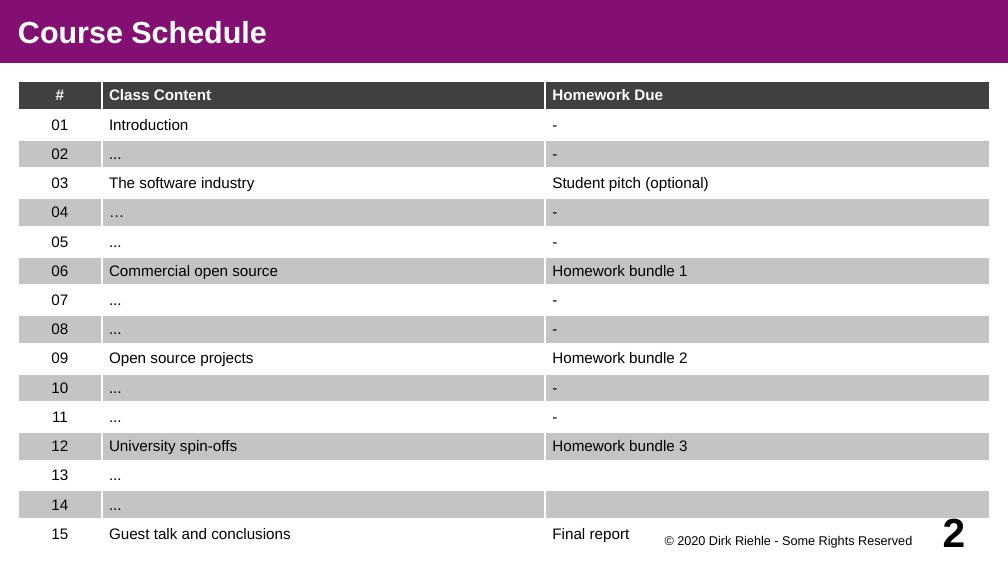
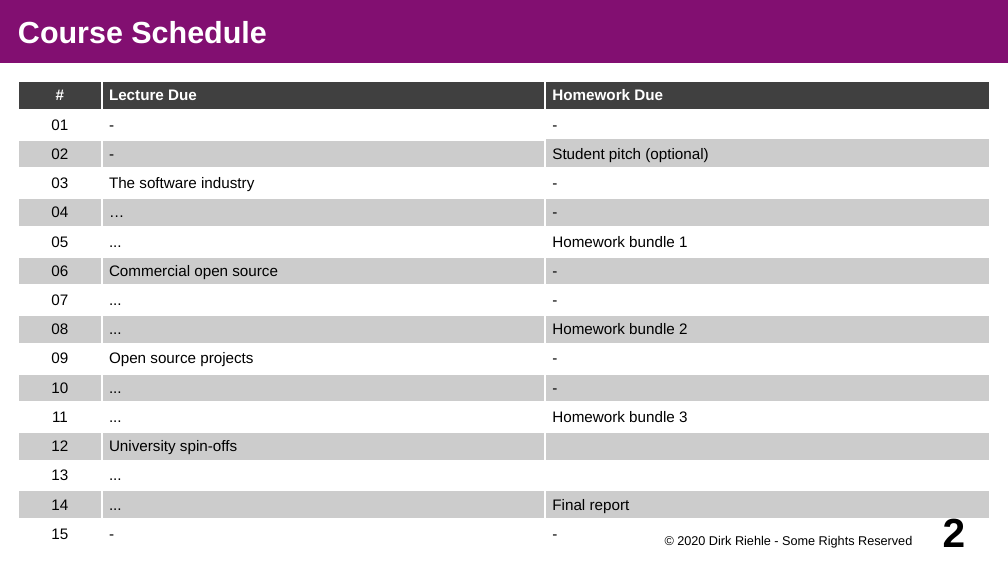
Before and after one commit to dirkriehle/coss-course, a slide deck: slide 2 of Lecture slides/A02 - Course Schedule.odp. Drawn at 1008x567 pixels with LibreOffice and Linux fonts; fonts in the diff are those of the drawing. Boxes give left, top, right and bottom in pixels: in the first picture for what was removed or moved away, otherwise in the second. Text is boxed around its words. In the diff, an @@ line names an element or a change of style, - is before the commit and + after.

Commit message:
Adjusted schedule

```diff
--- a/Lecture slides/A02 - Course Schedule.odp
+++ b/Lecture slides/A02 - Course Schedule.odp
@@ table at <box>18,81,991,550</box> @@
-row 1, column 2: Class Content
+row 1, column 2: Lecture Due
-row 2, column 2: Introduction
+row 2, column 2: -
-row 3, column 2: ...
+row 3, column 2: -
-row 3, column 3: -
+row 3, column 3: Student pitch (optional)
-row 4, column 3: Student pitch (optional)
+row 4, column 3: -
-row 6, column 3: -
+row 6, column 3: Homework bundle 1
-row 7, column 3: Homework bundle 1
+row 7, column 3: -
-row 9, column 3: -
+row 9, column 3: Homework bundle 2
-row 10, column 3: Homework bundle 2
+row 10, column 3: -
-row 12, column 3: -
+row 12, column 3: Homework bundle 3
-row 13, column 3: Homework bundle 3
+row 13, column 3: 
-row 15, column 3: 
+row 15, column 3: Final report
-row 16, column 2: Guest talk and conclusions
+row 16, column 2: -
-row 16, column 3: Final report
+row 16, column 3: -
@@ fill #C4C4C4 to #CCCCCC in 21 cells @@
@@ borders changed @@
```
Also in this commit, not shown: 4 other slides changed, 3 other files.
